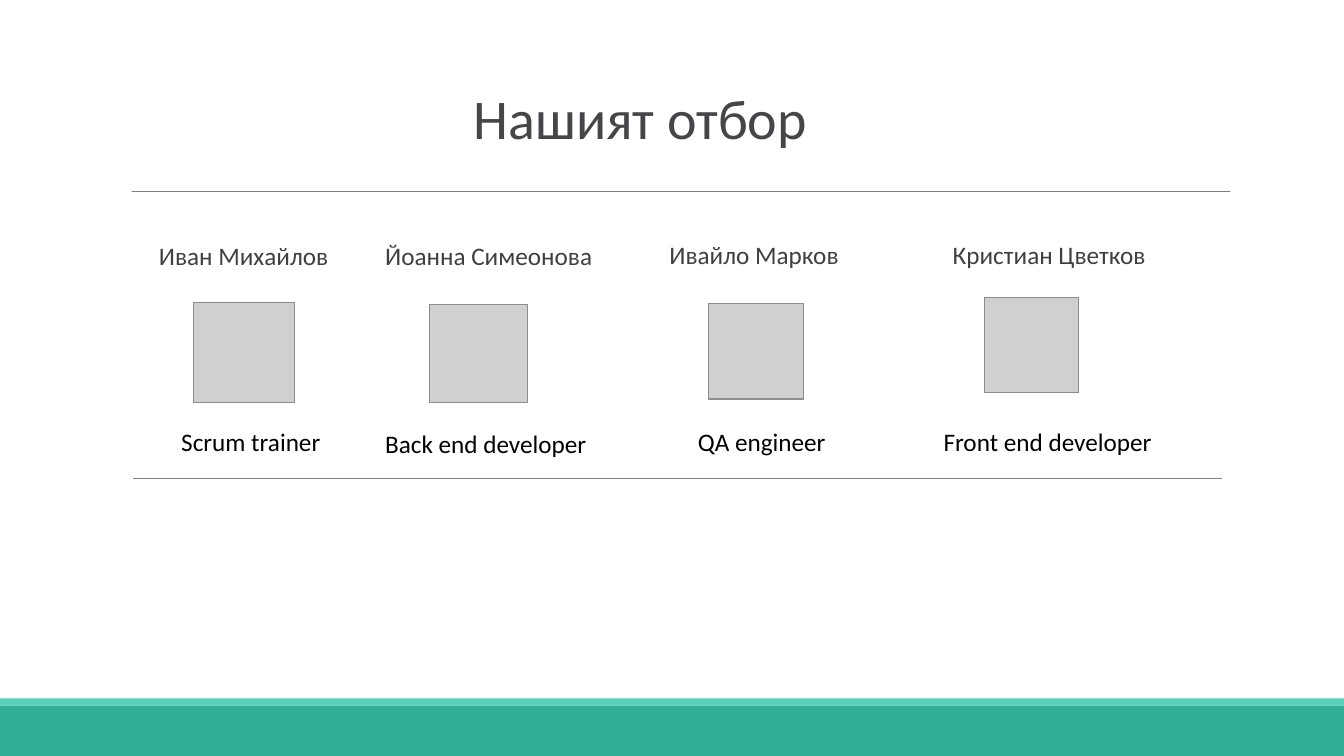
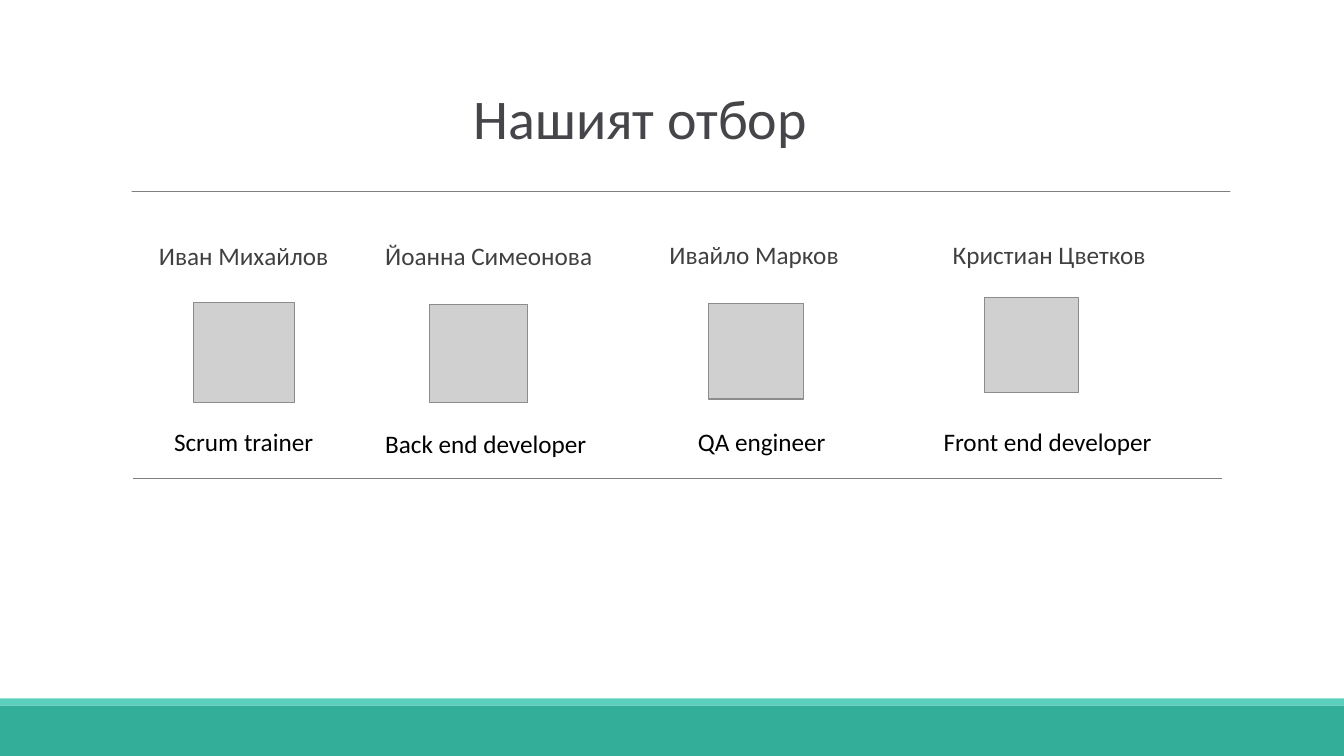
Before and after one commit to INMihaylov19/Maze-Game, a slide deck: slide 2 of Documents/Presentation.pptx. Drawn at 1344x756 pixels with LibreOffice and Linux fonts; fonts in the diff are those of the drawing; grey boxes stand for pictures; background and template pictures are left out. Boxes give left, top, right and bottom in pixels: in the first picture for what was removed or moved away, otherwise in the second. Text is boxed around its words. In the diff, an @@ line names an element or a change of style, - is before the commit and + after.

Commit message:
Make automated presentation

```diff
--- a/Documents/Presentation.pptx
+++ b/Documents/Presentation.pptx
@@ text "Scrum trainer" moved from (x1=181, y1=433, x2=320, y2=452) to (x1=174, y1=433, x2=313, y2=451) @@
```
